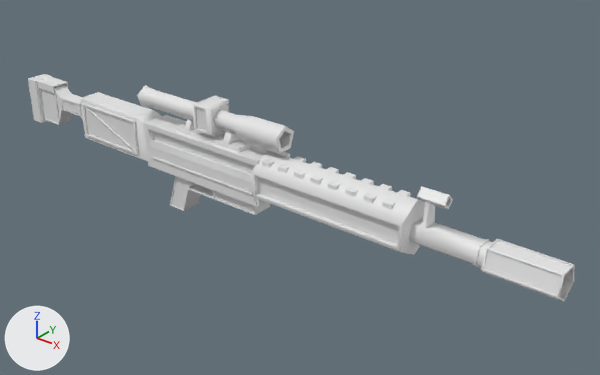
An edit to the COLLADA model New Unity Project/Assets/Script/Resources/Sniper.dae, drawn before and after from the same camera.
The view is the same before and after, from a 50 mm camera at (6.57, -17.14, 10.72) aimed at (-7.88, 0.92, -0.48). Lighting does not change. The marker at lower left points along +X, +Y and +Z. Where no turn or scale is listed for an object, it has been applied to the vertices. Vertices at the same position are counted once.
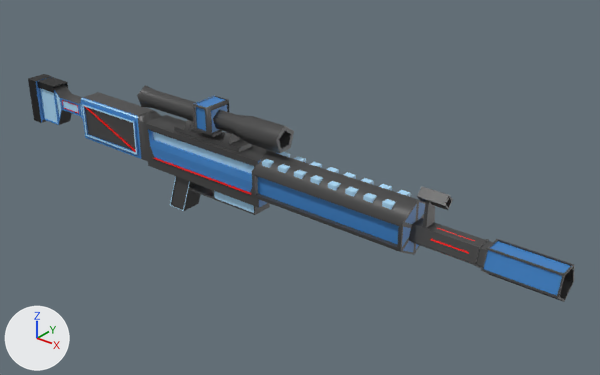
Patch to the scene script:
```diff
--- a/New Unity Project/Assets/Script/Resources/Sniper.dae.py
+++ b/New Unity Project/Assets/Script/Resources/Sniper.dae.py
@@ mat_lightblue @@
+mat_lightblue = principled_material('LightBlue')
+mat_lightblue.base_color = (0.44, 0.75, 1.0)  # blue #b1e1ff
+mat_lightblue.roughness = 0.42
@@ me_cube_7 @@
 me_cube_7.from_pydata(...)  # 32 vertices, 60 faces; spans x -0.241..0.885, y -0.347..0.347, z -1.167..0.276
+# me_cube_7 part 1: 36 faces spanning x -0.241..0.885, y -0.347..0.347, z -1.167..0.276 switch from no material to mat_darkgrey (black #444444)
+# me_cube_7 part 2: 24 faces spanning x -0.241..0.885, y -0.347..0.347, z -1.167..0.276 switch from no material to mat_lightblue (blue #b1e1ff)
@@ me_cube_5 @@
 me_cube_5.from_pydata(...)  # 34 vertices, 64 faces; spans x -2.01..0.89, y -0.35..0.35, z -0.28..0.28
+# me_cube_5 part 3: 6 faces spanning x -0.85..0.85, y -0.32..0.32, z -0.24..0.24 switch from no material to mat_lightblue (blue #b1e1ff)
+# me_cube_5 part 4: 58 faces spanning x -2.01..0.89, y -0.35..0.35, z -0.28..0.28 switch from no material to mat_darkgrey (black #444444)
@@ me_cube_3 @@
 me_cube_3.from_pydata(...)  # 20 vertices, 36 faces; spans x -0.496..0.496, y -0.324..0.324, z -0.251..-0.005
+me_cube_3.materials.append(mat_black)  # black #000000
@@ me_cube @@
 me_cube.from_pydata(...)  # 264 vertices, 524 faces; spans x -10.68..0.71, y -0.52..0.51, z -0.76..0.91
+# me_cube part 5: 40 faces spanning x -10.17..0.5, y -0.45..0.45, z -0.58..0.84 switch from no material to mat_lightblue (blue #b1e1ff)
+# me_cube part 6: 280 faces spanning x -10.21..0.71, y -0.48..0.48, z -0.76..0.91 switch from no material to mat_blue (blue #3c81c6)
+# me_cube part 7: 76 faces spanning x -10.21..0.71, y -0.48..0.48, z -0.76..0.87 switch from no material to mat_darkgrey (black #444444)
+# me_cube part 8: 36 faces spanning x -8.89..0.58, y -0.52..0.51, z -0.41..0.45 switch from no material to mat_red (red #f80203)
+# me_cube part 9: 48 faces spanning x -10.68..-10.21, y -0.39..0.35, z -0.73..0.91 switch from no material to mat_black (black #000000)
+me_cube.materials.append(mat_yellow)  # orange #dd8f1f
@@ me_cube_2 @@
 me_cube_2.from_pydata(...)  # 80 vertices, 156 faces; spans x -0.396..0.396, y -0.486..0.486, z -0.73..0.471
+# me_cube_2 part 10: 12 faces spanning x -0.352..0.352, y -0.486..0.486, z -0.357..0.471 switch from no material to mat_blue (blue #3c81c6)
+# me_cube_2 part 11: 144 faces spanning x -0.396..0.396, y -0.486..0.486, z -0.73..0.471 switch from no material to mat_darkgrey (black #444444)
@@ me_cylindre_3 @@
 me_cylindre_3.from_pydata(...)  # 36 vertices, 68 faces; spans x -3.0..2.96, y -0.41..0.41, z -0.36..0.42
+me_cylindre_3.materials.append(mat_darkgrey)  # black #444444
@@ me_cube_1 @@
 me_cube_1.from_pydata(...)  # 24 vertices, 44 faces; spans x -1.4..1.4, y -0.33..0.33, z -0.15..0.53
+me_cube_1.materials.append(mat_darkgrey)  # black #444444
@@ me_cylindre_2 @@
-me_cylindre_2.from_pydata(...)  # 30 vertices, 56 faces; spans x -4.18..1.0, y -0.73..0.73, z -0.84..0.84
+me_cylindre_2.from_pydata(...)  # 48 vertices, 92 faces; spans x -4.18..1.0, y -0.73..0.73, z -0.84..0.84
+# me_cylindre_2 part 12: 18 vertices added at x 1.0, y -0.67..0.67, z -0.74..0.74
+# me_cylindre_2 part 13: 4 faces spanning x -4.08..0.9, y -0.59..0.59, z -0.32..0.32 switch from no material to mat_blue (blue #3c81c6)
+# me_cylindre_2 part 14: 46 faces spanning x -4.18..1.0, y -0.73..0.73, z -0.84..0.84 switch from no material to mat_darkgrey (black #444444)
@@ me_cylindre_1 @@
 me_cylindre_1.from_pydata(...)  # 17 vertices, 30 faces; spans x -0.406..0.406, y -0.214..0.214, z -0.214..0.214
+# me_cylindre_1 part 15: 28 faces spanning x -0.406..0.406, y -0.214..0.214, z -0.214..0.214 switch from no material to mat_darkgrey (black #444444)
+me_cylindre_1.materials.append(mat_red)  # red #f80203
@@ me_cylindre @@
-me_cylindre.from_pydata(...)  # 106 vertices, 208 faces; spans x -3.27..1.01, y -0.48..0.48, z -0.5..1.11
+me_cylindre.from_pydata(...)  # 632 vertices, 1260 faces; spans x -3.27..1.01, y -0.48..0.48, z -0.5..1.11
+# me_cylindre part 16: 526 vertices added at x -3.27..1.01, y -0.48..0.48, z -0.5..1.11
+me_cylindre.materials.append(mat_darkgrey)  # black #444444
+me_cylindre.materials.append(mat_blue)  # blue #3c81c6
+me_cylindre.materials.append(mat_red)  # red #f80203
```

Location of each change, (x1, y1, x2, y2) in pixels of the pictures (600 x 375 px):
'Cylindre.3', recoloured (white to grey)
    both: (137, 85, 294, 153)
'Cube.1', recoloured
    both: (174, 119, 254, 152)
'Cube.3', recoloured (white to black)
    both: (37, 77, 68, 93)
part 1 of me_cube_7, recoloured (grey to black)
    both: (171, 176, 201, 211)
part 2 of me_cube_7, recoloured
    both: (170, 176, 190, 211)
part 3 of me_cube_5, recoloured (grey to blue)
    both: (214, 191, 254, 213)
part 4 of me_cube_5, recoloured (grey to black)
    both: (188, 184, 270, 215)
part 5 of me_cube, recoloured (grey to blue)
    both: (40, 88, 254, 174)
part 6 of me_cube, recoloured (grey to blue)
    both: (35, 77, 278, 207)
part 7 of me_cube, recoloured (grey to black)
    both: (42, 84, 276, 208)
part 8 of me_cube, recoloured (grey to red)
    both: (62, 100, 252, 195)
part 9 of me_cube, recoloured (grey to black)
    both: (28, 74, 52, 123)
part 10 of me_cube_2, recoloured (white to blue)
    both: (194, 96, 227, 133)
part 11 of me_cube_2, recoloured
    both: (192, 96, 229, 137)
part 12 of me_cylindre_2, added (blue)
    after: (401, 200, 425, 255)
part 13 of me_cylindre_2, recoloured (grey to blue)
    both: (258, 177, 399, 244)
part 14 of me_cylindre_2, recoloured (white to grey)
    both: (252, 151, 418, 252)
part 15 of me_cylindre_1, recoloured (white to grey)
    both: (417, 187, 453, 210)
part 16 of me_cylindre, added
    after: (409, 201, 574, 302)
